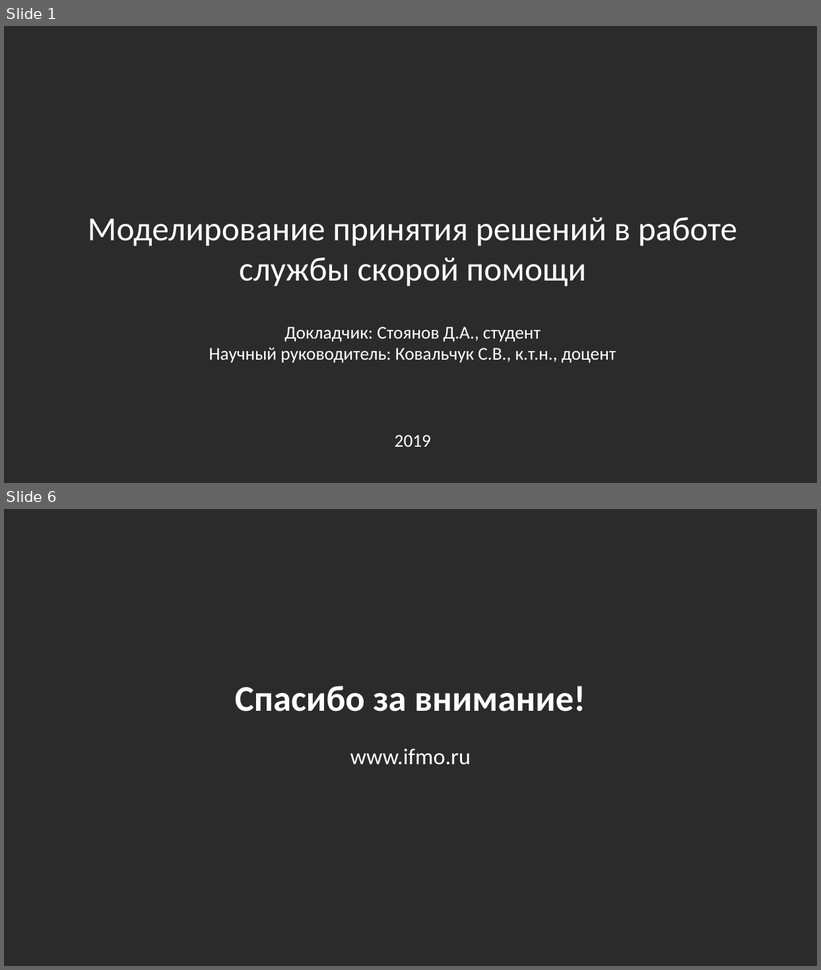
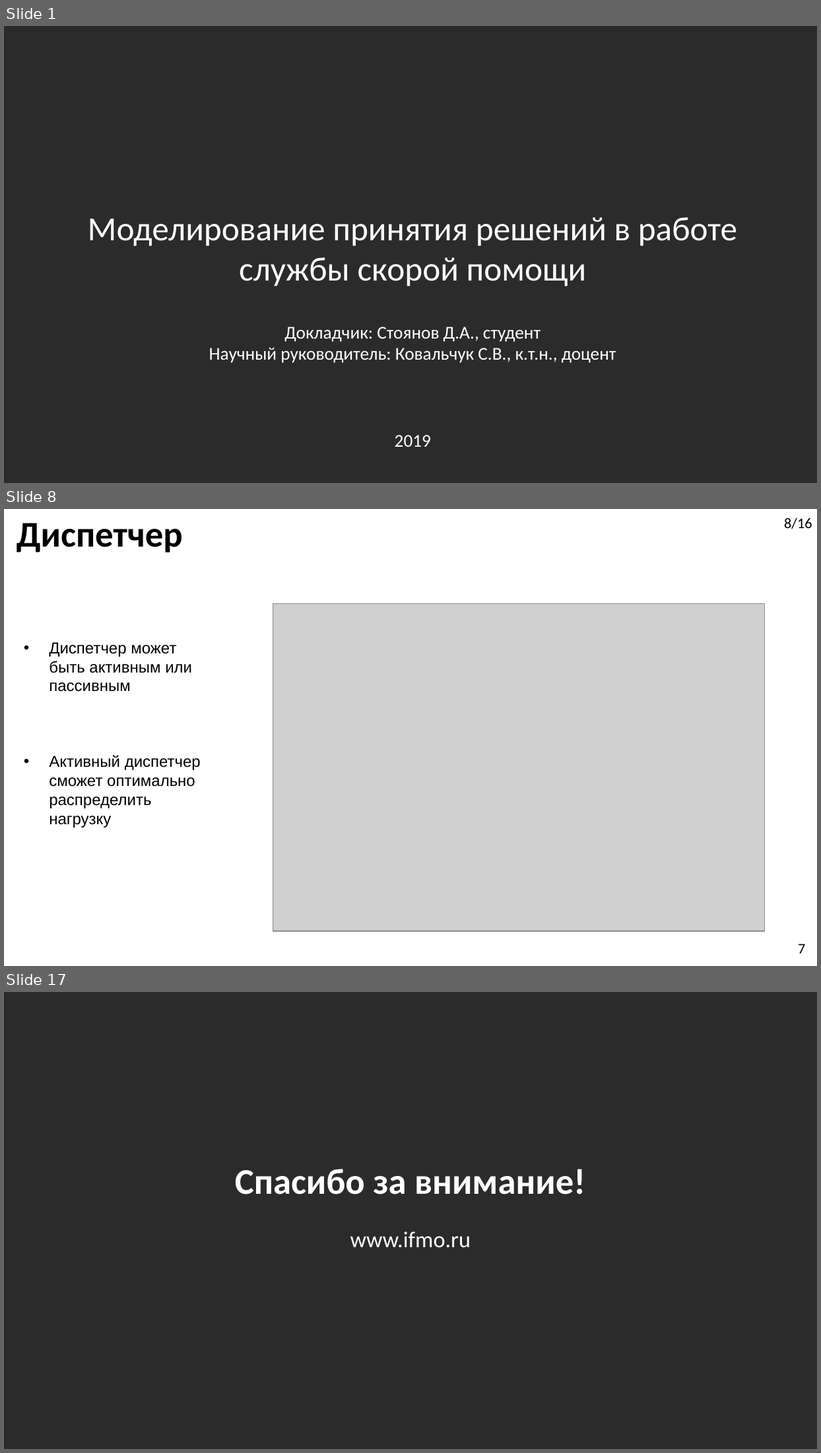
Before and after one commit to DimaStoyanov/Ambulance-Dispatching, a slide deck: Diplom_Presentation.pptx. Shown one above the other, each under a label of ours: slides 1 and 6 before the commit, slides 1, 8 and 17 after it; the slides between them are not shown. The pictures are 821x970 and 821x1453 pixels, drawn with LibreOffice and Linux fonts; fonts in the diff are those of the drawing; grey boxes stand for pictures; background and template pictures are left out; a plain dark background stands for a picture behind light text. Boxes give left, top, right and bottom in pixels: in the first picture for what was removed or moved away, otherwise in the second. Text is boxed around its words. In the diff, an @@ line names an element or a change of style, - is before the commit and + after.

```diff
--- a/Diplom_Presentation.pptx
+++ b/Diplom_Presentation.pptx
@@ slide 8 added at box(4, 509, 817, 966), background picture (left out) @@
@@ title added at box(17, 523, 183, 553), 32 pt, text #000000, bold @@
+Диспетчер
@@ text added at box(784, 518, 812, 529), 13 pt, text #000000 @@
+8/16
@@ picture added at box(273, 604, 765, 932) @@
@@ text added at box(49, 642, 201, 828), 14 pt, text #000000 @@
+• Диспетчер может быть активным или пассивным
+• Активный диспетчер сможет оптимально распределить нагрузку
@@ page number added at box(798, 944, 805, 954), 13 pt, text #000000 @@
+7
@@ what was slide 6 is now slide 17 @@
```
Also in this commit, not shown: 3 slides changed, 11 other slides added, 1 slide removed, 1 other file.
